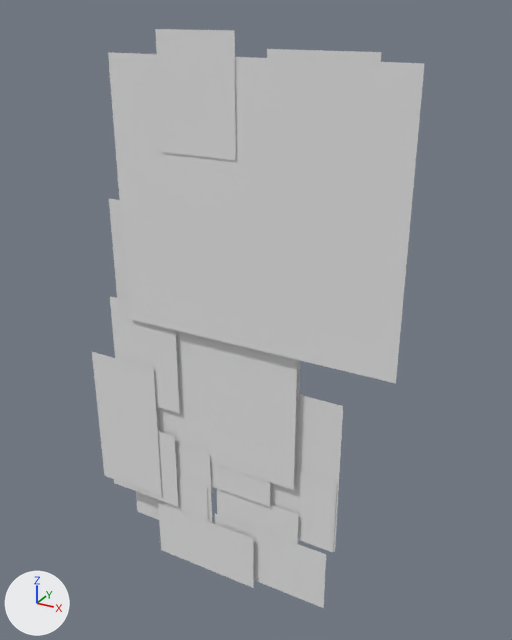
What one commit did to the Blender file Sample Files/stip.blend.
Camera for both pictures: a camera (50 mm lens) standing at (3.38, -5.58, 4.45) and looking at (0.13, 0.33, 1.5). The lights are fixed; the arrows at lower left show +X, +Y and +Z.

The scene before the commit, as lines of its bpy script (objects in view):
```python
ob_arm_l_png = bpy.data.objects.new('Arm_L.png', me_arm_l_png)
ob_arm_l_png.location = (0.12, 0.14, 1.55)
ob_arm_r_png = bpy.data.objects.new('Arm_R.png', me_arm_r_png)
ob_arm_r_png.location = (-1.56, 0.05, 1.53)
ob_ear_l_png = bpy.data.objects.new('Ear_L.png', me_ear_l_png_001)
ob_ear_l_png.location = (0.41, 0.02, 4.14)
ob_ear_r_png = bpy.data.objects.new('Ear_R.png', me_ear_r_png_001)
ob_ear_r_png.location = (-0.71, 0.0, 4.29)
ob_foot_r_png = bpy.data.objects.new('Foot_R.png', me_foot_r_png)
ob_foot_r_png.location = (-1.09, 0.06, -1.1)
ob_forearm_r_png = bpy.data.objects.new('Forearm_R.png', me_forearm_r_png)
ob_forearm_r_png.location = (-1.9, 0.03, 0.79)
ob_hand_r_png = bpy.data.objects.new('Hand_R.png', me_hand_r_png)
ob_hand_r_png.location = (-1.75, 0.04, -0.03)
ob_head_png = bpy.data.objects.new('Head.png', me_head_png_001)
ob_head_png.location = (0.23, 0.01, 2.71)
ob_upperbody_png = bpy.data.objects.new('UpperBody.png', me_upperbody_png)
ob_upperbody_png.location = (-1.5, 0.09, 2.63)
# also in view: 'Shin_L.png' at (0.25, 0.12, -1.19); 'Forearm_L.png' at (0.66, 0.16, -0.05); 'Leg_R.png' at (-0.61, 0.08, -0.65); 'Shin_R.png' at (-0.69, 0.07, -1.15); 'Hand_L.png' at (0.7, 0.15, -0.52)
```
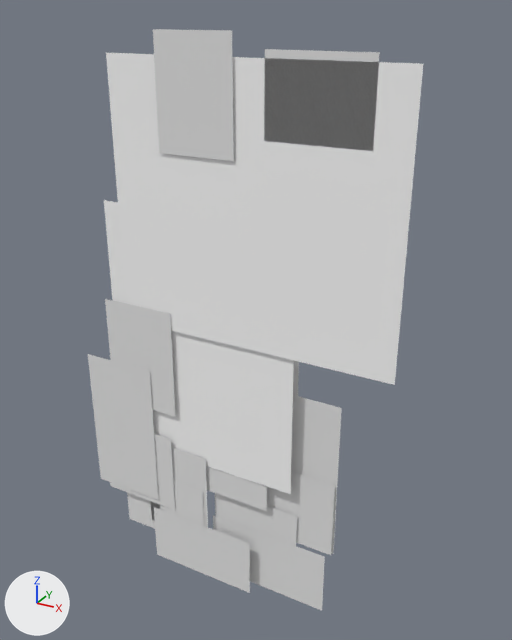
Commit message: Updated the Sample File

What differs and where, as boxes [x1, y1, x2, y2] in the pictures (512 x 640 px):
'Head.png', recoloured, moved
    before: [108, 52, 425, 383]
    after: [106, 53, 423, 385]
'UpperBody.png', recoloured, moved
    before: [109, 199, 297, 490]
    after: [104, 200, 294, 494]
'Ear_R.png', moved
    before: [155, 29, 236, 160]
    after: [153, 29, 234, 161]
'Forearm_R.png', moved
    before: [92, 352, 162, 497]
    after: [88, 354, 158, 500]
'Arm_R.png', moved
    before: [110, 297, 180, 413]
    after: [105, 299, 176, 417]
'Foot_R.png', moved
    before: [158, 503, 254, 588]
    after: [154, 507, 250, 593]
'Foot_L.png', moved
    before: [215, 514, 326, 608]
    after: [213, 515, 325, 610]
'Forearm_L.png', moved
    before: [294, 395, 343, 552]
    after: [291, 396, 342, 554]
'Ear_L.png', moved
    before: [267, 49, 381, 62]
    after: [264, 49, 380, 151]
'Hand_L.png', moved
    before: [270, 470, 337, 552]
    after: [267, 472, 335, 555]
'Shin_L.png', moved
    before: [217, 489, 299, 544]
    after: [215, 493, 297, 546]
'Hip.png', moved
    before: [210, 463, 270, 507]
    after: [206, 466, 267, 511]
'Hand_R.png', moved
    before: [114, 431, 178, 507]
    after: [110, 434, 175, 510]
'Leg_R.png', moved
    before: [175, 444, 212, 523]
    after: [172, 448, 208, 527]
'Shin_R.png', moved
    before: [164, 477, 208, 521]
    after: [160, 481, 204, 526]
'Tail_03.png', moved
    before: [136, 491, 159, 520]
    after: [127, 492, 160, 529]
'Arm_L.png', moved
    before: [295, 360, 300, 439]
    after: [292, 361, 299, 440]
'Tail_02.png', moved
    before: [158, 500, 164, 505]
    after: [151, 503, 160, 520]
'Tail_01.png', moved (not visible afterwards)
    before: [211, 487, 213, 494]

Patch to the scene script:
```diff
--- a/Sample Files/stip.blend.py
+++ b/Sample Files/stip.blend.py
@@ mat_head_png_001 @@
 mat_head_png_001 = diffuse_material('Head.png.001')
-mat_head_png_001.base_color = (0.8, 0.8, 0.8)  # white #e7e7e7
+mat_head_png_001.base_color = (1.0, 1.0, 1.0)  # white #ffffff
@@ mat_upperbody_png @@
 mat_upperbody_png = diffuse_material('UpperBody.png')
-mat_upperbody_png.base_color = (0.8, 0.8, 0.8)  # white #e7e7e7
+mat_upperbody_png.base_color = (1.0, 1.0, 1.0)  # white #ffffff
@@ ob_ear_l_png @@
 ob_ear_l_png = bpy.data.objects.new('Ear_L.png', me_ear_l_png_001)
-ob_ear_l_png.location = (0.41, 0.02, 4.14)
+ob_ear_l_png.location = (0.41, -0.02, 4.14)
@@ ob_ear_r_png @@
 ob_ear_r_png = bpy.data.objects.new('Ear_R.png', me_ear_r_png_001)
-ob_ear_r_png.location = (-0.71, 0.0, 4.29)
+ob_ear_r_png.location = (-0.71, -0.04, 4.29)
@@ ob_head_png @@
 ob_head_png = bpy.data.objects.new('Head.png', me_head_png_001)
-ob_head_png.location = (0.23, 0.01, 2.71)
+ob_head_png.location = (0.23, -0.02, 2.71)
@@ ob_arm_r_png @@
 ob_arm_r_png = bpy.data.objects.new('Arm_R.png', me_arm_r_png)
-ob_arm_r_png.location = (-1.56, 0.05, 1.53)
+ob_arm_r_png.location = (-1.56, -0.03, 1.53)
@@ ob_forearm_r_png @@
 ob_forearm_r_png = bpy.data.objects.new('Forearm_R.png', me_forearm_r_png)
-ob_forearm_r_png.location = (-1.9, 0.03, 0.79)
+ob_forearm_r_png.location = (-1.9, -0.04, 0.79)
@@ ob_hand_r_png @@
 ob_hand_r_png = bpy.data.objects.new('Hand_R.png', me_hand_r_png)
-ob_hand_r_png.location = (-1.75, 0.04, -0.03)
+ob_hand_r_png.location = (-1.75, -0.03, -0.03)
@@ ob_arm_l_png @@
 ob_arm_l_png = bpy.data.objects.new('Arm_L.png', me_arm_l_png)
-ob_arm_l_png.location = (0.12, 0.14, 1.55)
+ob_arm_l_png.location = (0.12, 0.11, 1.55)
@@ ob_forearm_l_png @@
 ob_forearm_l_png = bpy.data.objects.new('Forearm_L.png', me_forearm_l_png)
-ob_forearm_l_png.location = (0.1, 0.16, 0.86)
+ob_forearm_l_png.location = (0.1, 0.12, 0.86)
@@ ob_hand_l_png @@
 ob_hand_l_png = bpy.data.objects.new('Hand_L.png', me_hand_l_png)
-ob_hand_l_png.location = (0.23, 0.15, -0.06)
+ob_hand_l_png.location = (0.23, 0.1, -0.06)
@@ ob_leg_r_png @@
 ob_leg_r_png = bpy.data.objects.new('Leg_R.png', me_leg_r_png)
-ob_leg_r_png.location = (-0.9, 0.08, -0.16)
+ob_leg_r_png.location = (-0.9, -0.01, -0.16)
@@ ob_shin_r_png @@
 ob_shin_r_png = bpy.data.objects.new('Shin_R.png', me_shin_r_png)
-ob_shin_r_png.location = (-1.0, 0.07, -0.61)
+ob_shin_r_png.location = (-1.0, -0.02, -0.61)
@@ ob_foot_r_png @@
 ob_foot_r_png = bpy.data.objects.new('Foot_R.png', me_foot_r_png)
-ob_foot_r_png.location = (-1.09, 0.06, -1.1)
+ob_foot_r_png.location = (-1.09, -0.03, -1.1)
@@ ob_shin_l_png @@
 ob_shin_l_png = bpy.data.objects.new('Shin_L.png', me_shin_l_png)
-ob_shin_l_png.location = (-0.28, 0.12, -0.59)
+ob_shin_l_png.location = (-0.28, 0.08, -0.59)
@@ ob_foot_l_png @@
 ob_foot_l_png = bpy.data.objects.new('Foot_L.png', me_foot_l_png)
-ob_foot_l_png.location = (-0.31, 0.11, -0.99)
+ob_foot_l_png.location = (-0.31, 0.07, -0.99)
@@ ob_upperbody_png @@
 ob_upperbody_png = bpy.data.objects.new('UpperBody.png', me_upperbody_png)
-ob_upperbody_png.location = (-1.5, 0.09, 2.63)
+ob_upperbody_png.location = (-1.5, 0.01, 2.63)
@@ ob_hip_png @@
 ob_hip_png = bpy.data.objects.new('Hip.png', me_hip_png)
-ob_hip_png.location = (-0.73, 0.1, 0.42)
+ob_hip_png.location = (-0.73, 0.02, 0.42)
@@ ob_tail_01_png @@
 ob_tail_01_png = bpy.data.objects.new('Tail_01.png', me_tail_01_png)
-ob_tail_01_png.location = (-1.06, 0.17, -0.12)
+ob_tail_01_png.location = (-1.06, 0.03, -0.12)
@@ ob_tail_02_png @@
 ob_tail_02_png = bpy.data.objects.new('Tail_02.png', me_tail_02_png)
-ob_tail_02_png.location = (-1.19, 0.18, -0.44)
+ob_tail_02_png.location = (-1.19, 0.03, -0.44)
@@ ob_tail_03_png @@
 ob_tail_03_png = bpy.data.objects.new('Tail_03.png', me_tail_03_png)
-ob_tail_03_png.location = (-1.54, 0.19, -1.05)
+ob_tail_03_png.location = (-1.54, 0.03, -1.05)
```
